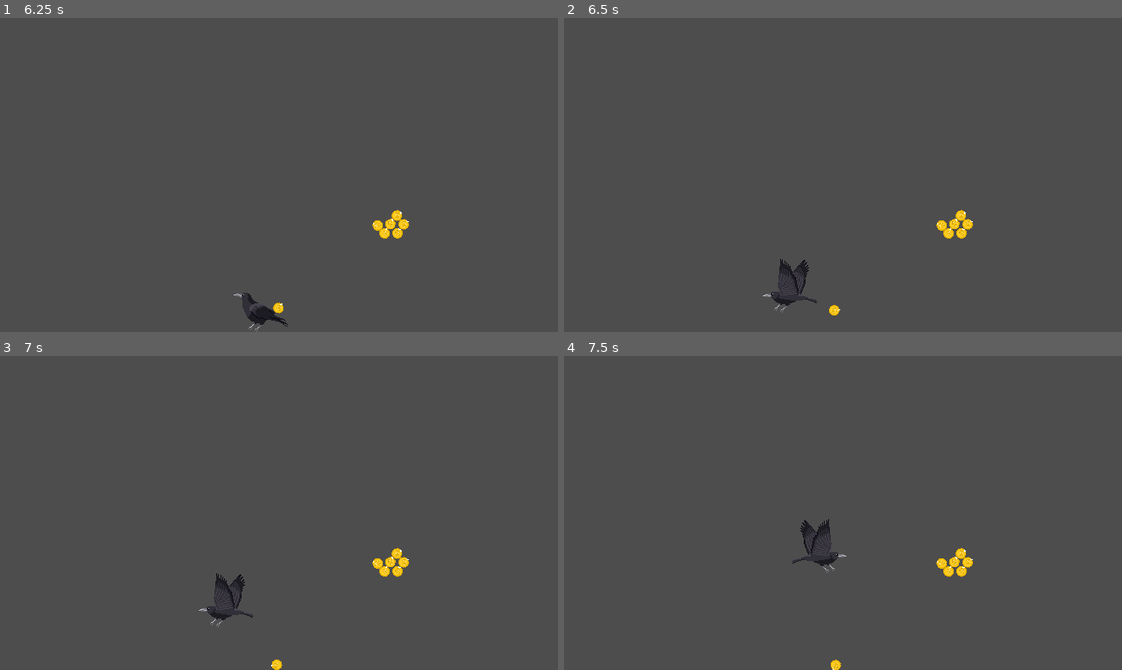
Above: before the commit, frames 1-4 (two rows, left to right).
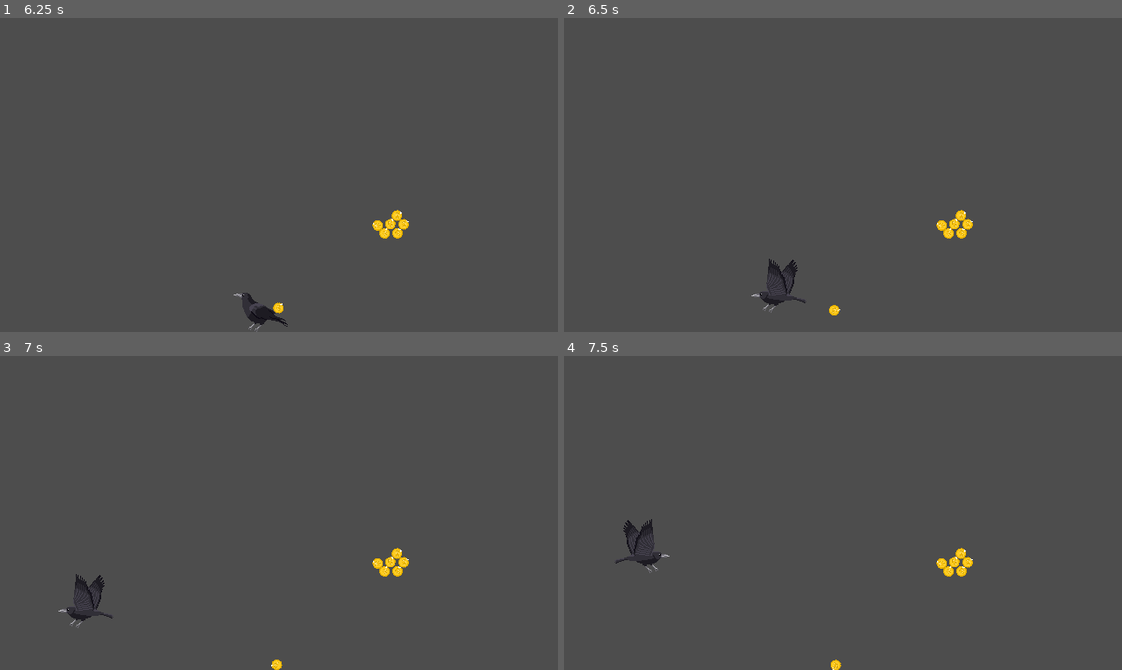
Above: after the commit, the same moments.

Repository: emilierummer/wizards-wingman
Game: Godot game, scene res://market/market.tscn
Same seed, same stepped clock (60 frames per second), same inputs: the game is played once before the commit and once after it. This scene is started directly instead of the project's main scene. The engine's default icon, where the game draws it, is replaced by a stand-in: a white triangle on a blue panel in a dark square.
Inputs:
- Up to frame 1 (6.25 s): hold D (MoveRight) 0.53-2.03 s; tap Q (Beak) every 1.5 s from 0.6 to 5.1 s; tap W (MoveUp) at 0.77, 1.07, 1.52, 1.82, 3.02, 3.32, 3.77, 4.07, 4.52, 4.82, 6.02 s; tap E (Claws) every 1.5 s from 1.35 to 5.85 s; hold A (MoveLeft) 2.03-2.78 s; hold D (MoveRight) 2.78-4.28 s; hold A (MoveLeft) 4.28-5.03 s; hold D (MoveRight) 5.03-5.78 s; hold A (MoveLeft) from 5.78 s (still down)
- Up to frame 2 (6.5 s): keep holding A (MoveLeft); tap W (MoveUp) at 6.32 s
- Up to frame 3 (7 s): keep holding A (MoveLeft); tap Q (Beak) at 6.6 s; tap W (MoveUp) at 6.77 s
- Up to frame 4 (7.5 s): tap W (MoveUp) at 7.07 s; release A (MoveLeft) at 7.28 s; hold D (MoveRight) from 7.28 s (still down); tap E (Claws) at 7.35 s

Frame 1 is identical in both runs. In frame 2, 0.7% of the frame differs, in the area x 33-46%, y 76-94%; in frame 3, 1.1%, in the area x 10-46%, y 69-87%; in frame 4, 1.1%.

Commit message:
feat: remove left market stall collider

Diff:
--- a/market/market.tscn
+++ b/market/market.tscn
@@ -52,12 +52,6 @@
 
 [node name="LeftStand" type="Node2D" parent="."]
 
-[node name="Counter" type="StaticBody2D" parent="LeftStand"]
-
-[node name="CollisionShape2D" type="CollisionShape2D" parent="LeftStand/Counter"]
-position = Vector2(114, 308)
-shape = SubResource("RectangleShape2D_epqkh")
-
 [node name="Roof" type="StaticBody2D" parent="LeftStand"]
 
 [node name="CollisionPolygon2D" type="CollisionPolygon2D" parent="LeftStand/Roof"]
